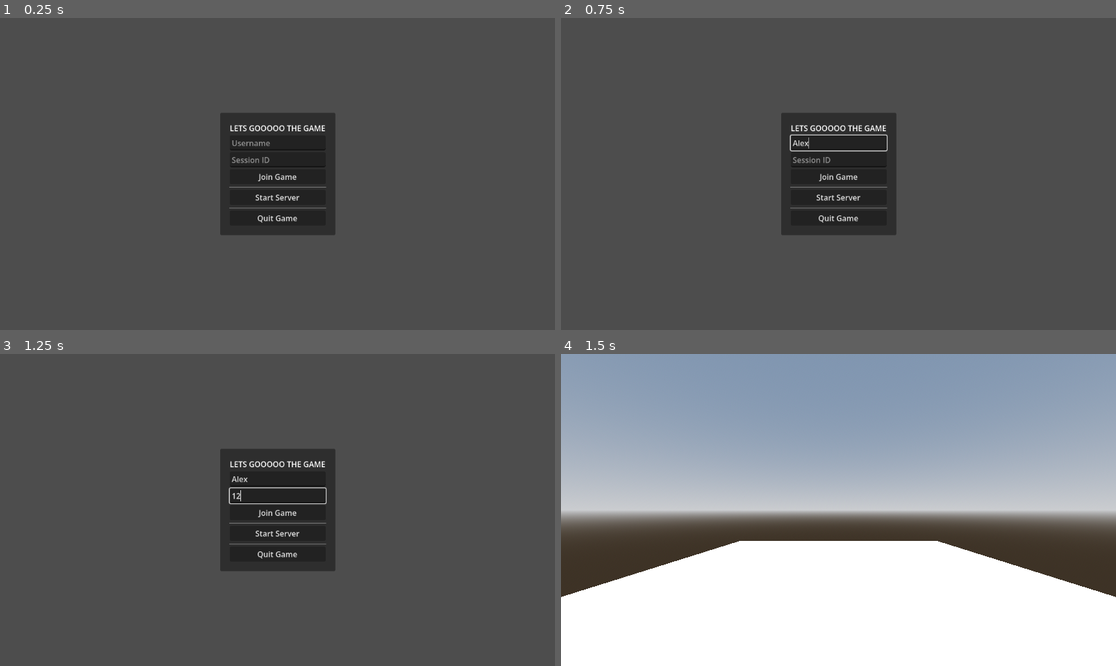
Above: before the commit, frames 1-4 (two rows, left to right).
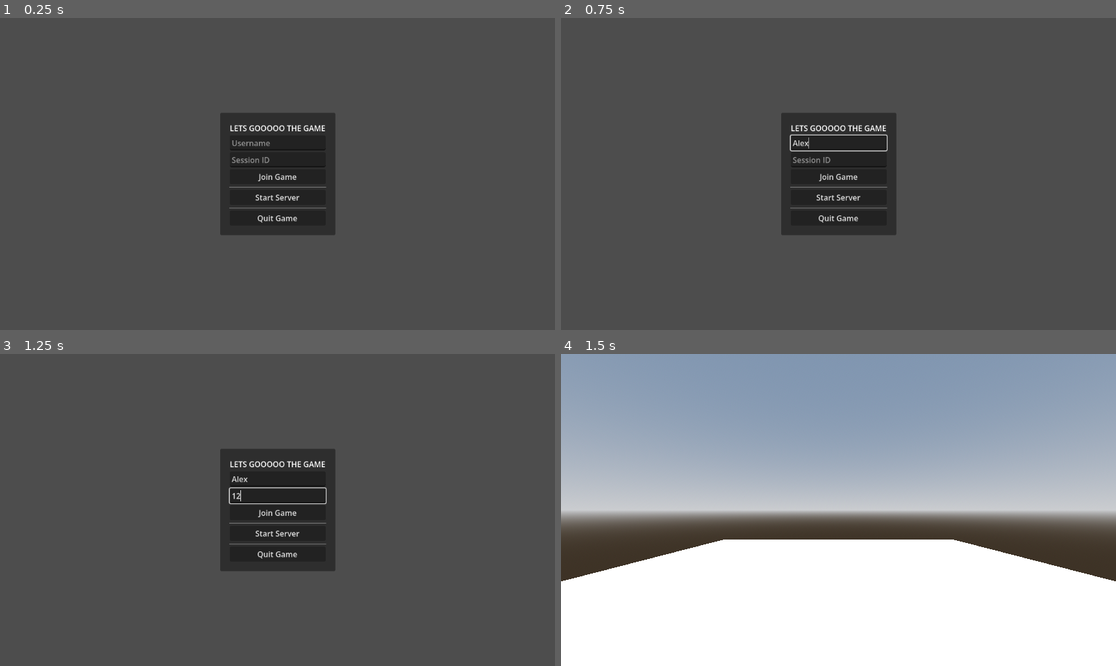
Above: after the commit, the same moments.

Repository: lebronyjames/serverside-poc
Game: Godot game, scene res://Scenes/GlobalRoot.tscn
Same seed, same stepped clock (60 frames per second), same inputs: the game is played once before the commit and once after it.
Inputs (mouse positions are in pixels of both pictures, inside the frame that each line leads up to):
- Up to frame 1 (0.25 s): no input
- Up to frame 2 (0.75 s): click (838, 142) at 0.52 s; type "Alex" at 0.6 s
- Up to frame 3 (1.25 s): click (277, 494) at 0.75 s; type "12" at 0.83 s
- Up to frame 4 (1.5 s): click "Start Server" at 1.25 s

Frames 1-3 are identical in both runs. In frame 4, 2.3% of the frame differs, in the area x 0-100%, y 59-78%.

Commit message:
add input

Diff:
--- a/Prefabs/Player.tscn
+++ b/Prefabs/Player.tscn
@@ -1,8 +1,6 @@
 [gd_scene format=3 uid="uid://c3jl774876bwx"]
 
 [ext_resource type="Script" uid="uid://cc4jdfux3acmo" path="res://Scripts/Player/Player.gd" id="1_um8lo"]
-
-[sub_resource type="CapsuleShape3D" id="CapsuleShape3D_4ynan"]
 
 [sub_resource type="CapsuleMesh" id="CapsuleMesh_um8lo"]
 
@@ -11,13 +9,12 @@
 [sub_resource type="CylinderMesh" id="CylinderMesh_um8lo"]
 top_radius = 0.0
 
+[sub_resource type="CapsuleShape3D" id="CapsuleShape3D_4ynan"]
+
 [node name="Player" type="CharacterBody3D" unique_id=1673196573 node_paths=PackedStringArray("head", "camera")]
 script = ExtResource("1_um8lo")
 head = NodePath("Head")
 camera = NodePath("Head/Camera3D")
-
-[node name="CollisionShape3D" type="CollisionShape3D" parent="." unique_id=1123313890]
-shape = SubResource("CapsuleShape3D_4ynan")
 
 [node name="MeshInstance3D" type="MeshInstance3D" parent="." unique_id=1620531725]
 mesh = SubResource("CapsuleMesh_um8lo")
@@ -32,3 +29,6 @@
 [node name="MeshInstance3D" type="MeshInstance3D" parent="Head" unique_id=263901487]
 transform = Transform3D(0.16260774, 0, 0, 0, -1.2148841e-08, 0.14933382, 0, -0.2779331, -6.5275887e-09, 0, -0.22431219, -0.48529512)
 mesh = SubResource("CylinderMesh_um8lo")
+
+[node name="CollisionShape3D" type="CollisionShape3D" parent="." unique_id=1123313890]
+shape = SubResource("CapsuleShape3D_4ynan")
--- a/Scenes/MainMap.tscn
+++ b/Scenes/MainMap.tscn
@@ -31,8 +31,8 @@
 shape = SubResource("WorldBoundaryShape3D_hsp7m")
 
 [node name="MeshInstance3D" type="MeshInstance3D" parent="StaticBody3D" unique_id=649074389]
-transform = Transform3D(5, 0, 0, 0, 5, 0, 0, 0, 5, 0, 0, 0)
+transform = Transform3D(50, 0, 0, 0, 50, 0, 0, 0, 50, 0, 0, 0)
 mesh = SubResource("PlaneMesh_e7g1p")
 
 [node name="SpecCamera1" type="Camera3D" parent="." unique_id=891650761]
-transform = Transform3D(1, 0, 0, 0, 1, 0, 0, 0, 1, 0, 1.5674957, 5.2668853)
+transform = Transform3D(1, 0, 0, 0, 1, 0, 0, 0, 1, 0, 12.875335, 37.785908)
--- a/Scripts/Networking/ClientLoop.gd
+++ b/Scripts/Networking/ClientLoop.gd
@@ -34,6 +34,7 @@
 		return
 
 	apply_server_state()
+	capture_keyboard_inputs(delta)
 	push_events_to_server()
 	process_events_locally(delta)
 	process_physics_locally(delta)
@@ -65,6 +66,10 @@
 
 	entity_states.clear()
 
+func capture_keyboard_inputs(delta: float):
+	for entityid in owned_entities:
+		entityid_to_controllable_map[entityid].capture_keyboard_inputs(delta, current_tick)
+
 func push_events_to_server():
 	var current_tick_event_packet := StreamPeerBuffer.new()
 	current_tick_event_packet.put_u8(PacketType.PacketType.INPUT_BATCH)
@@ -93,6 +98,9 @@
 	var packet := StreamPeerBuffer.new()
 	packet.put_u8(PacketType.PacketType.CLIENT_INIT)
 	send_reliable_packet_to_server(packet)
+
+func add_input_to_tick(input: TimestampedInput):
+	input_log.add_input_to_tick(input.tick, input)
 
 func on_server_to_client_packet(sender_id: int, packet: PackedByteArray) -> void: # helper wired in to receive packet
 	if sender_id != 1:
--- a/Scripts/Networking/ServerLoop.gd
+++ b/Scripts/Networking/ServerLoop.gd
@@ -31,7 +31,7 @@
 	if started == false:
 		return
 
-	if current_tick % 6 == 0:
+	if current_tick % 3 == 0:
 		perform_input_actions_locally()
 		input_log.set_last_confirmed_tick(current_tick+1)
 		serialize_and_export_entity_states()
@@ -42,7 +42,7 @@
 	for i in range(latest_cycle_tick, current_tick+1):
 		var current_tick_inputs = input_log.get_inputs_for_tick(i)
 		for input in current_tick_inputs:
-			entityid_to_controllable_map[input.peer_id].handle_timestamped_input(input)
+			entityid_to_controllable_map[input.entity_id].handle_timestamped_input(input)
 
 		for entity_id in entityid_to_controllable_map:
 			entityid_to_controllable_map[entity_id].process_physics(1.0 / Engine.physics_ticks_per_second)
@@ -97,6 +97,8 @@
 	get_tree().root.add_child(entity)
 	if (starting_entitystate != null):
 		entity.apply_entitystate(starting_entitystate)
+	entity.entity_id = entity_id
+	entity.owner_peerid = owner_peerid
 	var entity_state = entity.pack_to_entitystate()
 	var entity_spawn_request = EntitySpawnRequest.new(entity_id, Archetype.PLAYER, owner_peerid, entity_state)
 	entityid_to_controllable_map[entity_id] = entity
--- a/Scripts/Player/Player.gd
+++ b/Scripts/Player/Player.gd
@@ -24,6 +24,29 @@
 # Called when the node enters the scene tree for the first time.
 func _ready() -> void:
 	pass
+
+func _unhandled_input(event: InputEvent) -> void: # capture mouse inputs
+	if multiplayer.get_unique_id() != owner_peerid:
+		return
+
+	if event is InputEventMouseMotion:
+		var vec2_input = event.relative
+		var mouse_input = TimestampedInput.new(InputName.MOUSELOOK, owner_peerid, entity_id, ClientLoop.current_tick)
+		mouse_input.vec2 = vec2_input
+		ClientLoop.add_input_to_tick(mouse_input)
+
+func capture_keyboard_inputs(delta: float, current_tick: int):
+	if multiplayer.get_unique_id() != owner_peerid:
+		return
+
+	if Input.is_action_just_pressed("jump"):
+		var jump_input = TimestampedInput.new(InputName.JUMP, owner_peerid, entity_id, current_tick)
+		ClientLoop.add_input_to_tick(jump_input)
+
+	var input_dir := Input.get_vector("left", "right", "forward", "backward")
+	var movement_input = TimestampedInput.new(InputName.WALK, owner_peerid, entity_id, current_tick)
+	movement_input.vec2 = input_dir
+	ClientLoop.add_input_to_tick(movement_input)
 
 func start_object():
 	if multiplayer.get_unique_id() == owner_peerid:
--- a/project.godot
+++ b/project.godot
@@ -23,6 +23,34 @@
 ServerLoop="*uid://bhm840p1ly72u"
 EntityStateConstructors="*uid://cest1f132p6vs"
 
+[input]
+
+jump={
+"deadzone": 0.2,
+"events": [Object(InputEventKey,"resource_local_to_scene":false,"resource_name":"","device":-1,"window_id":0,"alt_pressed":false,"shift_pressed":false,"ctrl_pressed":false,"meta_pressed":false,"pressed":false,"keycode":0,"physical_keycode":32,"key_label":0,"unicode":32,"location":0,"echo":false,"script":null)
+]
+}
+left={
+"deadzone": 0.2,
+"events": [Object(InputEventKey,"resource_local_to_scene":false,"resource_name":"","device":-1,"window_id":0,"alt_pressed":false,"shift_pressed":false,"ctrl_pressed":false,"meta_pressed":false,"pressed":false,"keycode":0,"physical_keycode":65,"key_label":0,"unicode":97,"location":0,"echo":false,"script":null)
+]
+}
+right={
+"deadzone": 0.2,
+"events": [Object(InputEventKey,"resource_local_to_scene":false,"resource_name":"","device":-1,"window_id":0,"alt_pressed":false,"shift_pressed":false,"ctrl_pressed":false,"meta_pressed":false,"pressed":false,"keycode":0,"physical_keycode":68,"key_label":0,"unicode":100,"location":0,"echo":false,"script":null)
+]
+}
+forward={
+"deadzone": 0.2,
+"events": [Object(InputEventKey,"resource_local_to_scene":false,"resource_name":"","device":-1,"window_id":0,"alt_pressed":false,"shift_pressed":false,"ctrl_pressed":false,"meta_pressed":false,"pressed":false,"keycode":0,"physical_keycode":87,"key_label":0,"unicode":119,"location":0,"echo":false,"script":null)
+]
+}
+backward={
+"deadzone": 0.2,
+"events": [Object(InputEventKey,"resource_local_to_scene":false,"resource_name":"","device":-1,"window_id":0,"alt_pressed":false,"shift_pressed":false,"ctrl_pressed":false,"meta_pressed":false,"pressed":false,"keycode":0,"physical_keycode":83,"key_label":0,"unicode":115,"location":0,"echo":false,"script":null)
+]
+}
+
 [physics]
 
 3d/physics_engine="Jolt Physics"
